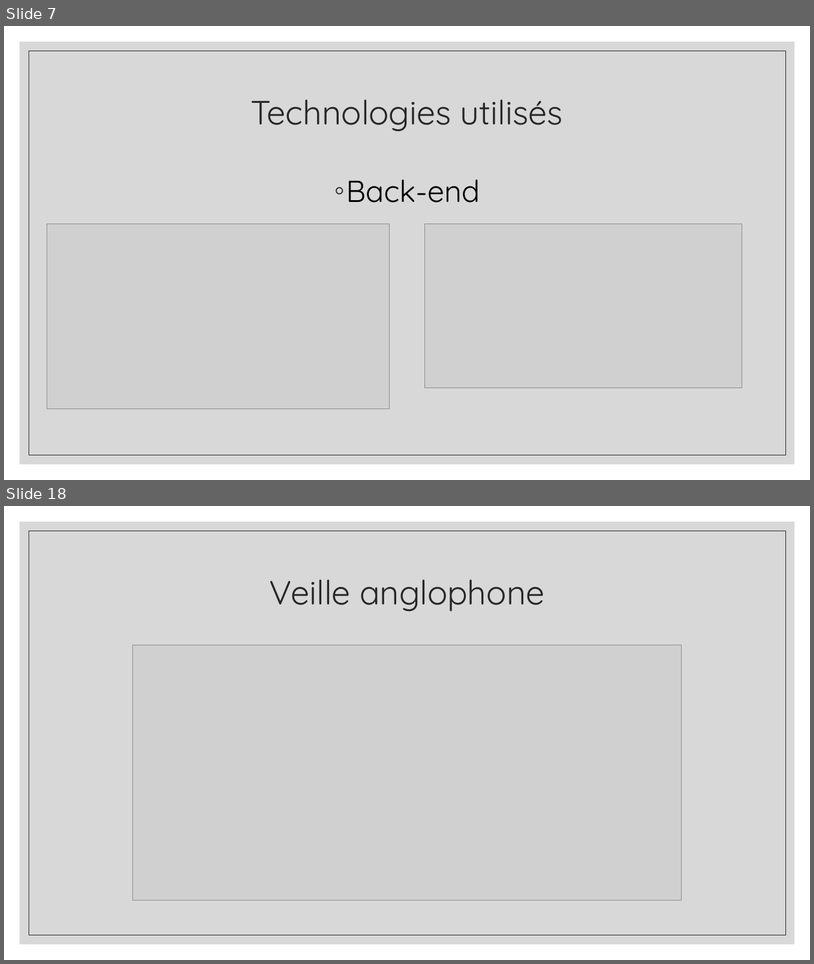
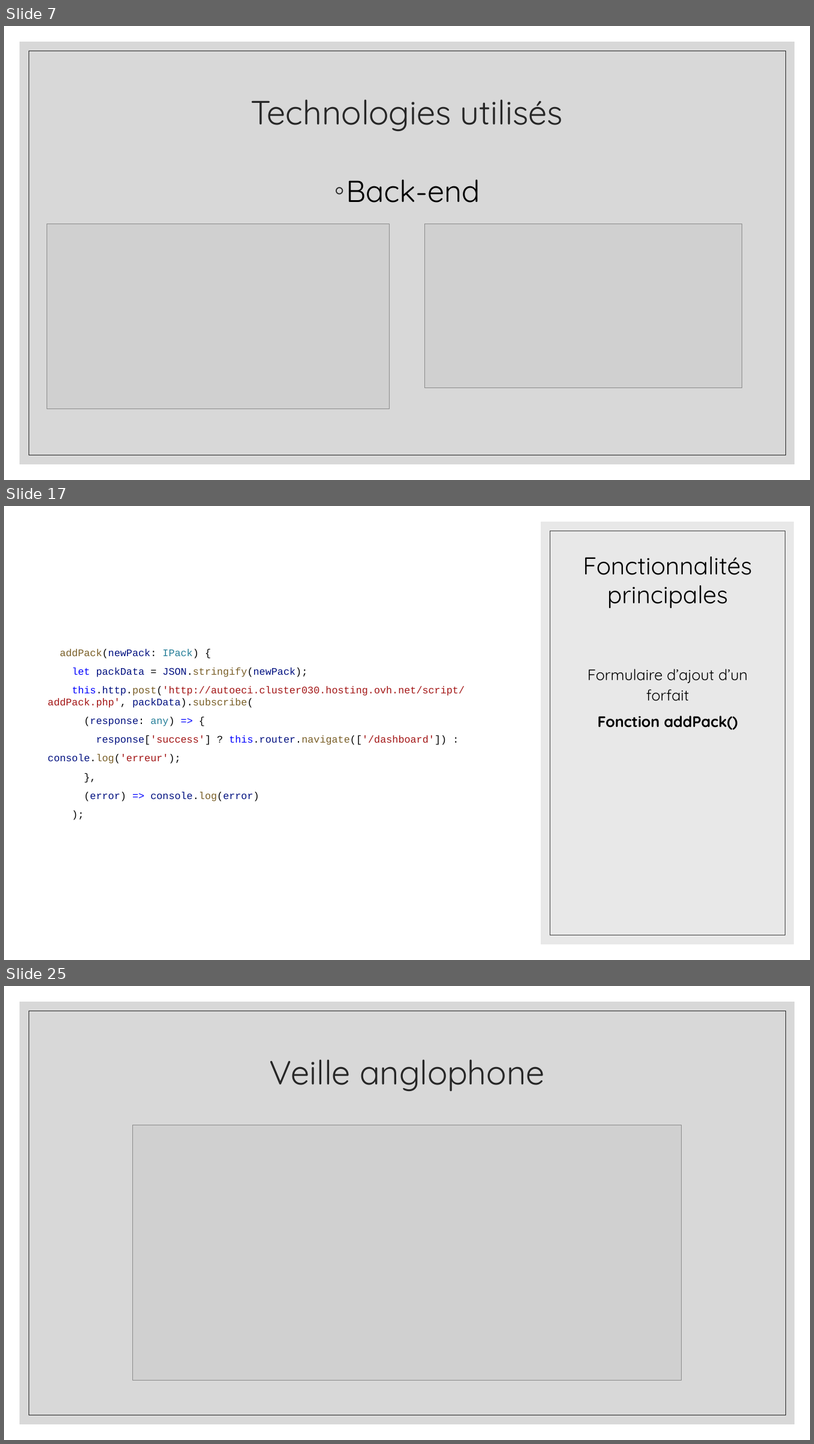
Before and after one commit to reyvaxreecded/Doc-Exam, a slide deck: Diapo.odp. Shown one above the other, each under a label of ours: slides 7 and 18 before the commit, slides 7, 17 and 25 after it; the slides between them are not shown. The pictures are 814x964 and 814x1444 pixels, drawn with LibreOffice and Linux fonts; fonts in the diff are those of the drawing; grey boxes stand for pictures. Boxes give left, top, right and bottom in pixels: in the first picture for what was removed or moved away, otherwise in the second. Text is boxed around its words. In the diff, an @@ line names an element or a change of style, - is before the commit and + after.

```diff
--- a/Diapo.odp
+++ b/Diapo.odp
@@ slide 17 added at [4,506,810,960], background #FFFFFF @@
@@ freeform shape added at [541,522,794,944], fill #D9D9D9 at 60% opacity @@
@@ freeform shape added at [550,531,786,935], outline #404040 0.51 pt @@
@@ title added at [583,556,752,608], 29 pt, text #000000 @@
+Fonctionnalités principales
@@ text added at [48,649,465,801], 12 pt, text #A31515 @@
+addPack(newPack: IPack) {
+let packData = JSON.stringify(newPack);
+this.http.post('http://autoeci.cluster030.hosting.ovh.net/script/addPack.php', packData).subscribe(
+(response: any) => {
+response['success'] ? this.router.navigate(['/dashboard']) :
+console.log('erreur');
+},
+(error) => console.log(error)
+);
@@ text added at [588,669,748,730], 18 pt, text #000000 @@
+Formulaire d’ajout d’un forfait
+Fonction addPack()
@@ what was slide 18 is now slide 25 @@
```
Also in this commit, not shown: 12 slides changed, 8 other slides added, 4 slides removed.
